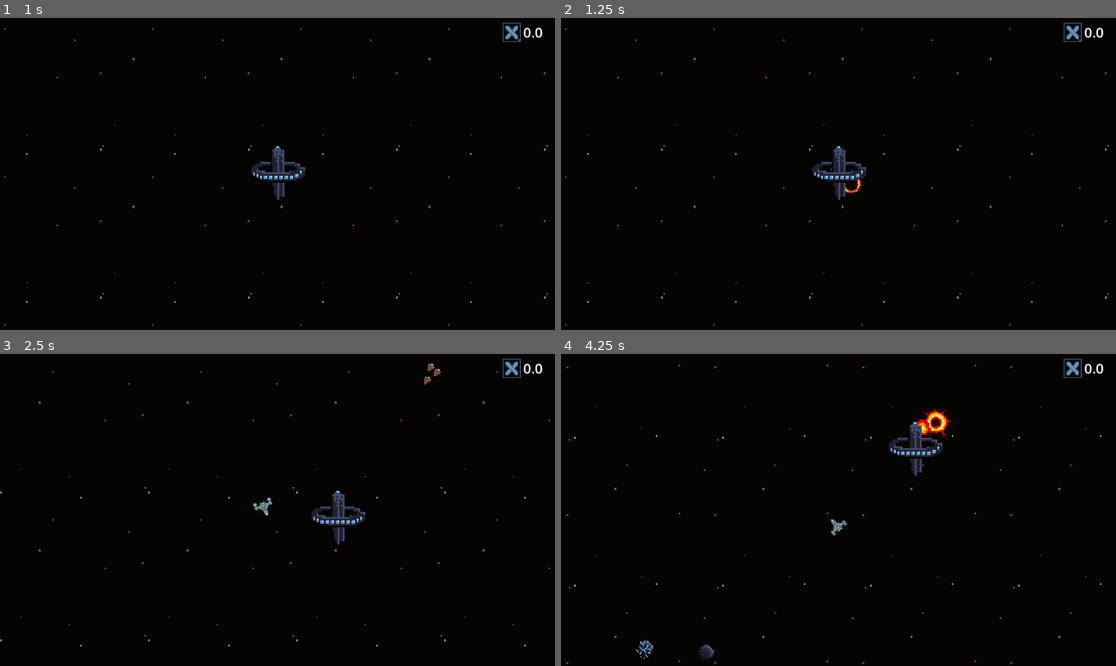
Above: before the commit, frames 1-4 (two rows, left to right).
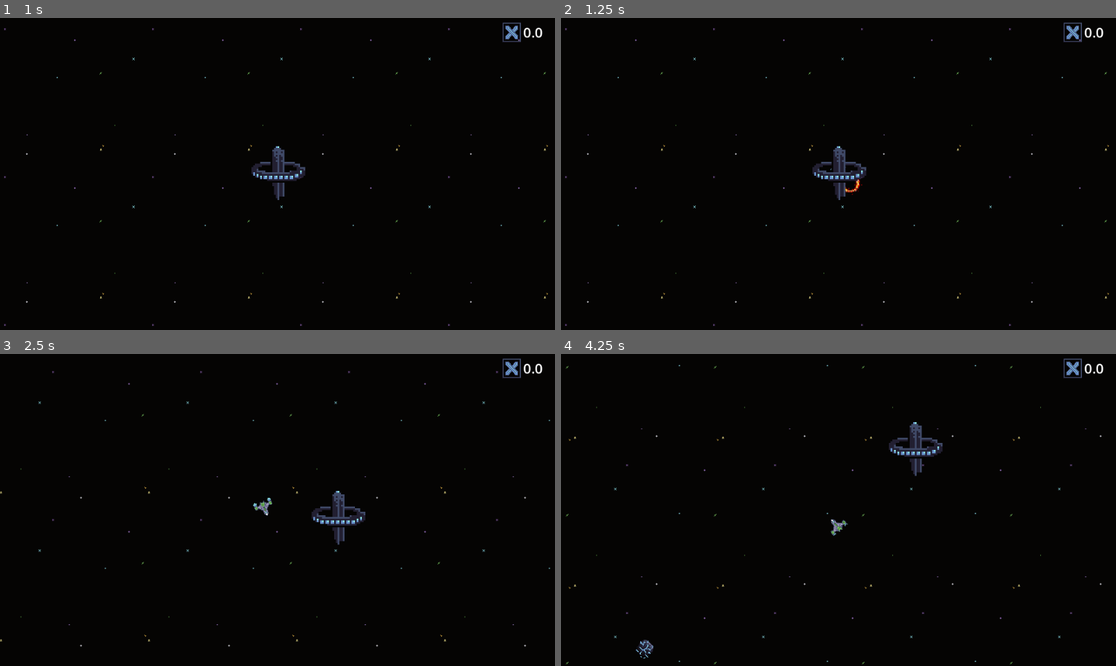
Above: after the commit, the same moments.

Repository: JoshPattman/microjam-034
Game: Godot game, scene res://scenes/game.tscn
Same seed, same stepped clock (60 frames per second), same inputs: the game is played once before the commit and once after it. Sound files missing from this copy of the repository are replaced by a short silence.
Inputs:
- Up to frame 1 (1 s): tap Enter at 0.5 s; hold D (player_right) from 0.53 s (still down); tap E (player_collect) at 0.6 s
- Up to frame 2 (1.25 s): keep holding D (player_right)
- Up to frame 3 (2.5 s): tap Space at 1.25 s; release D (player_right) at 1.28 s; hold S (player_back) 1.28-2.03 s; tap Shift (player_boost) at 1.35 s; tap E (player_collect) at 1.55, 2.3 s; hold D (player_right) from 2.03 s (still down); hold Ctrl (player_break) from 2.03 s (still down)
- Up to frame 4 (4.25 s): release D (player_right) at 2.78 s; release Ctrl (player_break) at 2.78 s; hold W (player_forward) 2.78-3.53 s; tap E (player_collect) at 2.85, 3.8 s; hold A (player_left) from 3.53 s (still down); tap 2 (player_place_bouncer) at 3.6 s

Frame 1 is identical in both runs. In frame 2, less than 0.1% of the frame differs, in the area x 51-55%, y 49-57%; in frame 3, less than 0.1%; in frame 4, 0.4%, in the area x 24-71%, y 17-99%.

Commit message:
resource gastherin

Diff:
--- a/godot/game_objects/player.tscn
+++ b/godot/game_objects/player.tscn
@@ -1,8 +1,9 @@
-[gd_scene load_steps=9 format=3 uid="uid://c8jr51j6ge7n0"]
+[gd_scene load_steps=10 format=3 uid="uid://c8jr51j6ge7n0"]
 
 [ext_resource type="Script" uid="uid://df8g3j31hj85f" path="res://scripts/player.gd" id="1_a4hy7"]
 [ext_resource type="PackedScene" uid="uid://fflvvbkq6cur" path="res://game_objects/explosion.tscn" id="2_7o085"]
 [ext_resource type="Texture2D" uid="uid://bdn0w0j4u4ui4" path="res://sprites/ship001.png" id="2_hy5qn"]
+[ext_resource type="Texture2D" uid="uid://dwk283kp0qowb" path="res://sprites/tether001.png" id="4_7o085"]
 
 [sub_resource type="Curve" id="Curve_0rdlk"]
 _data = [Vector2(0, 0), 0.0, 0.0, 0, 0, Vector2(1, 1), 3.19298, 0.0, 0, 0]
@@ -56,6 +57,16 @@
 maintain_constant_time = true
 metadata/_custom_type_script = "uid://df8g3j31hj85f"
 
+[node name="Tether" type="Line2D" parent="."]
+z_index = -2
+texture_filter = 1
+texture_repeat = 2
+position = Vector2(9, -14)
+points = PackedVector2Array(0, 0)
+width = 6.0
+texture = ExtResource("4_7o085")
+texture_mode = 1
+
 [node name="Sprite2D" type="Sprite2D" parent="."]
 texture_filter = 1
 position = Vector2(0, -7)
@@ -71,3 +82,5 @@
 &"": SubResource("AnimationLibrary_mq4jh")
 }
 autoplay = "thrust"
+
+[node name="MiningTimer" type="Timer" parent="."]
--- a/godot/scenes/game.tscn
+++ b/godot/scenes/game.tscn
@@ -29,7 +29,7 @@
 position = Vector2(0, -1)
 script = ExtResource("1_iywne")
 enemy_spawn_groups = Array[ExtResource("2_0tnpc")]([SubResource("Resource_vtaks"), SubResource("Resource_kvpfn")])
-max_enemies = 5
+max_enemies = 0
 shooter_prefab = ExtResource("4_kvpfn")
 bouncer_prefab = ExtResource("5_dinhu")
 
--- a/godot/scripts/enemy.gd
+++ b/godot/scripts/enemy.gd
@@ -20,6 +20,8 @@
 	add_to_group("enemies")
 
 func _custom_process(delta: float) -> void:
+	$AnimationPlayer.speed_scale = CustomRigidbody2D.get_global_dt_mult()
+
 	if current_target == null:
 		current_target = get_next_target()
 
--- a/godot/scripts/player.gd
+++ b/godot/scripts/player.gd
@@ -17,7 +17,11 @@
 
 @export var explosion: PackedScene
 
-@export var collection_radius_sqaure: float = 10000
+@export var collection_radius_sqaure: float = 40000
+@export var mine_rate: float = 1.0
+@export var mine_amount: float = 1.0
+var connected_resource: ResourceAsteroid
+
 
 var is_boost: bool = false:
 	set(new):
@@ -29,6 +33,7 @@
 func _ready() -> void:
 	add_to_group("player")
 	add_to_group("enemy_targets")
+	$MiningTimer.timeout.connect(_mining_timer)
 
 func blow_up() -> void:
 	var explosion_instance = explosion.instantiate()
@@ -63,8 +68,12 @@
 		is_boost = true
 	if Input.is_action_just_released("player_boost", true):
 		is_boost = false
-	if Input.is_action_just_pressed("player_collect", true):
-		handle_collection()
+
+	if Input.is_action_just_pressed("player_collect"):
+		connect_to_resource()
+	if Input.is_action_just_released("player_collect"):
+		disconnect_to_resource()
+	_handle_resource_connection()
 
 	var linear_drag_val = linear_drag_amount * linear_drag.sample(real_velocity.length() / linear_drag_max_speed)
 	var linear_break_val = breaker * max_linear_breaker_power
@@ -76,10 +85,8 @@
 	add_force(-linear_total_slowdown * real_velocity)
 	add_torque(-breaker * real_angular_velocity * max_angular_breaker_power - real_angular_velocity * angular_drag_amount)
 
-func handle_collection():
+func connect_to_resource():
 	var resources: Array = get_tree().get_nodes_in_group("resources")
-
-	print("resource nodes: ", resources)
 
 	if resources.is_empty():
 		return
@@ -87,10 +94,43 @@
 	var closest_distance: float = INF
 	var closest_resource: ResourceAsteroid = null
 	for r: ResourceAsteroid in resources:
-		var dist = r.transform.origin.distance_squared_to(self.transform.origin)
+		var dist = r.global_position.distance_squared_to(self.global_position)
 		if dist < closest_distance:
 			closest_distance  = dist
 			closest_resource = r
 
 	if closest_distance < collection_radius_sqaure:
-		mined.emit(closest_resource.mine(1.0))
+		connected_resource = closest_resource
+		$MiningTimer.wait_time = mine_rate
+		$MiningTimer.start()
+		$Tether.visible = true
+
+func disconnect_to_resource():
+	connected_resource = null
+	$Tether.visible = false
+	$MiningTimer.stop()
+
+func _handle_resource_connection():
+	if not connected_resource:
+		return
+
+	if self.global_position.distance_squared_to(connected_resource.global_position) > collection_radius_sqaure:
+		disconnect_to_resource()
+		return
+
+	var tether: Line2D = $Tether
+	tether.clear_points()
+	tether.add_point(tether.to_local(self.global_position))
+	tether.add_point(tether.to_local(connected_resource.global_position))
+
+
+func _mining_timer():
+	if not connected_resource or connected_resource.is_queued_for_deletion():
+		disconnect_to_resource()
+
+	var mine_response: Array = connected_resource.mine(mine_amount)
+
+	mined.emit(mine_response[1])
+
+	if mine_response[0]:
+		disconnect_to_resource()
--- a/godot/scripts/resource_asteroid.gd
+++ b/godot/scripts/resource_asteroid.gd
@@ -8,15 +8,15 @@
 	super._ready()
 	amount = start_amount
 
-func mine(to_mine: float) -> float:
+# returns  [is_dead: bool, mined_amount: float]
+func mine(to_mine: float) -> Array:
 	var mine_amount = min(to_mine, amount)
 
 	amount -= mine_amount
 
 	print("Mined ", mine_amount, " with remaining ", amount)
 
-
-	if amount == 0:
+	if is_equal_approx(amount, 0.0):
 		queue_free()
 
-	return mine_amount
+	return [is_equal_approx(amount, 0.0), mine_amount]
Binary file added: godot/sprites/tether001.png
Not shown, added: godot/sprites/tether001.png.import
Not shown, added: art/tether001.aseprite
